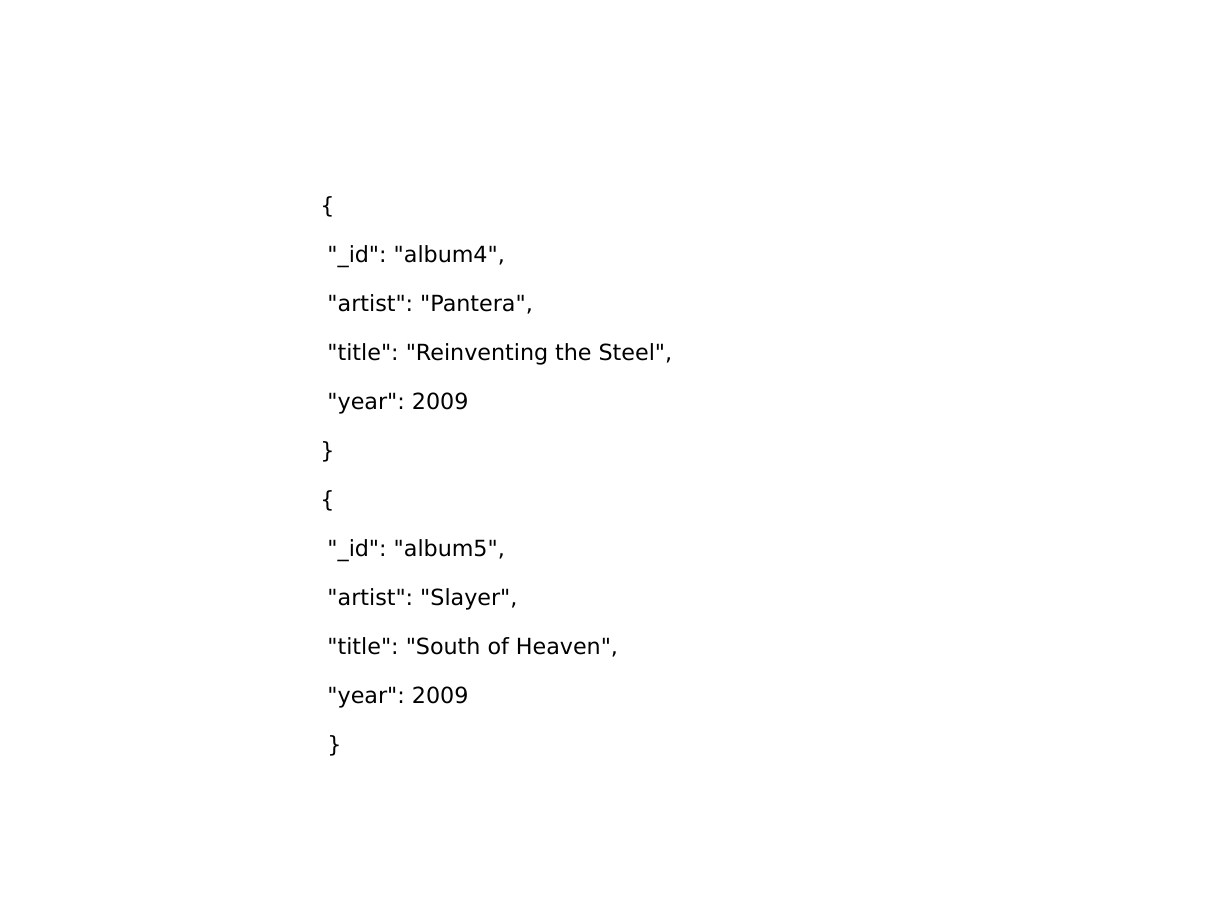
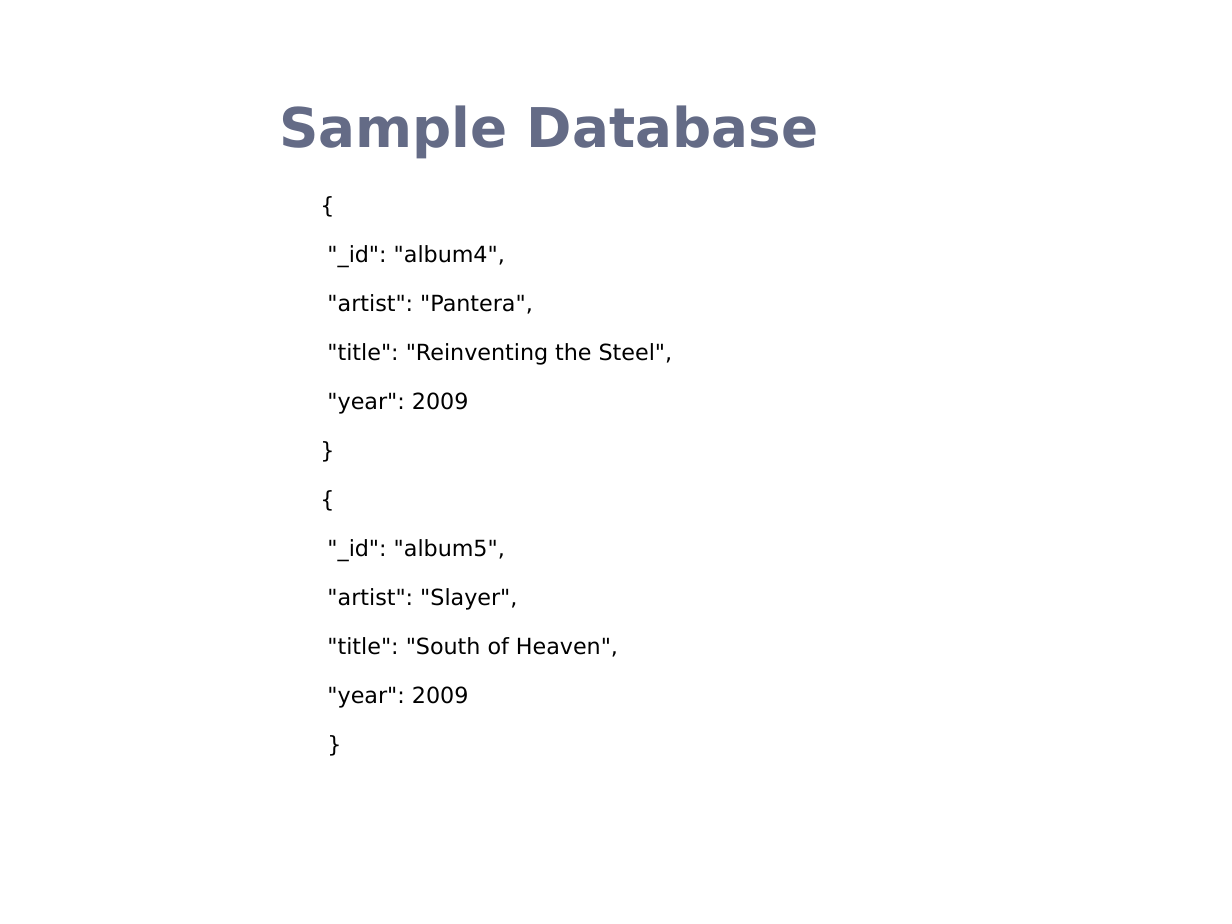
Before and after one commit to rohanz1993/Team_9_Heroku_Shopping_Cart_-_AWS_NoSQL_Service, a slide deck: slide 30 of Donita/CouchDB.pptx. Drawn at 1232x924 pixels with LibreOffice and Linux fonts; fonts in the diff are those of the drawing; background and template pictures are left out. Boxes give left, top, right and bottom in pixels: in the first picture for what was removed or moved away, otherwise in the second. Text is boxed around its words. In the diff, an @@ line names an element or a change of style, - is before the commit and + after.

```diff
--- a/Donita/CouchDB.pptx
+++ b/Donita/CouchDB.pptx
@@ title added at [279,105,818,158], 32 pt, text #646B86, bold @@
+Sample Database
```
Also in this commit, not shown: 3 other slides changed.
